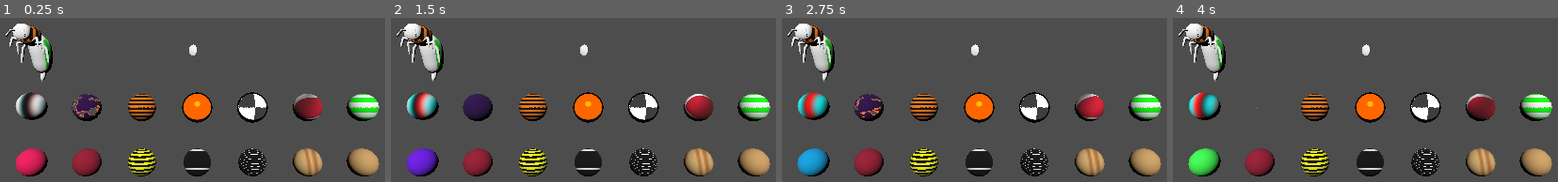
Above: before the commit, frames 1-4 (left to right).
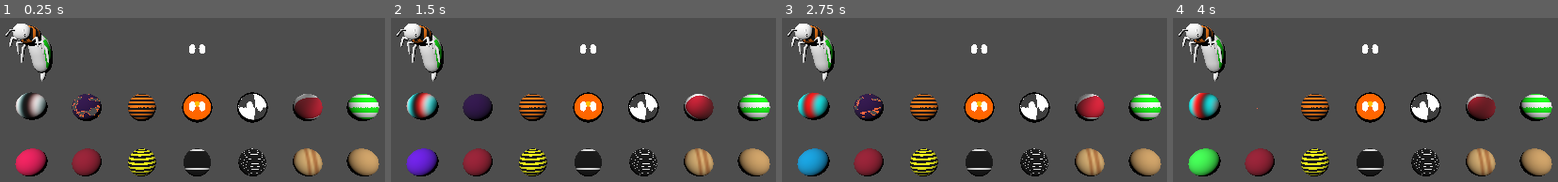
Above: after the commit, the same moments.

Repository: erikringwalters/MaterialSamples
Game: Godot game, scene res://Main.tscn
Two runs of this game, one before a commit and one after it. Both use one fixed random seed, a clock stepped at 60 frames per second and the inputs below.
Inputs:
- Up to frame 1 (0.25 s): no input
- Up to frame 2 (1.5 s): no input
- Up to frame 3 (2.75 s): no input
- Up to frame 4 (4 s): no input

The runs differ from the first frame. In frame 1, 0.4% of the frame differs, in the area x 49-69%, y 16-58%; in frame 2, 0.4%; in frame 3, 0.4%; in frame 4, 0.4%.

Commit message:
two eyes

Diff:
--- a/ellipse.gdshader
+++ b/ellipse.gdshader
@@ -1,25 +1,43 @@
 shader_type spatial;
+render_mode unshaded;
 
 void fragment(){
- // Normalized pixel coordinates (from 0 to 1)
+
     vec2 uv = UV;
 
+	// width, height
+    float a = 0.125;
+    float b = 0.35;
 
-    float a = 0.15;
-    float b = 0.4;
+	// positions
 
-    float x = uv.x - 0.45;
-    float y = uv.y - 0.5;
+	// center
+	float cx = uv.x - 0.5;
+	float cy = uv.y - 0.5;
+
+	float x_offset = 0.06;
+	float y_offset = 0.025;
+
+    float xl = cx + x_offset;
+	float xr = cx - x_offset;
+
+    float y = cy + y_offset;
 
     float angle = 3.141592654;
-    float x2 = x * cos( angle ) + y * sin( angle );
-    float y2 = y * cos( angle ) - x * sin( angle );
+
+    float xl2 = xl * cos( angle ) + y * sin( angle );
+    float yl2 = y * cos( angle ) - xl * sin( angle );
+
+	float xr2 = xr * cos( angle ) + y * sin( angle );
+	float yr2 = y * cos( angle ) - xr * sin( angle );
 
 
-	float distance = pow( x, 2.0 ) / ( a * a ) + pow( y, 2.0 ) / ( b * b );
+	float distancel = pow( xl, 2.0 ) / ( a * a ) + pow( y, 2.0 ) / ( b * b );
+	float distancer = pow( xr, 2.0 ) / ( a * a ) + pow( y, 2.0 ) / ( b * b );
+
 	vec3 color;
 	float alpha;
-    if ( distance <= 0.1 )
+    if ( distancel <= 0.1 || distancer <= 0.1)
     {
         color = vec3( 1.0, 1.0, 1.0 );
 		alpha = 1.0;
--- a/outline.tres
+++ b/outline.tres
@@ -1,6 +1,9 @@
-[gd_resource type="StandardMaterial3D" format=3 uid="uid://dpqynuo0wfnvt"]
+[gd_resource type="StandardMaterial3D" load_steps=2 format=3 uid="uid://dpqynuo0wfnvt"]
+
+[ext_resource type="Material" uid="uid://783j116is2tk" path="res://ellipse1.tres" id="1_bsnlw"]
 
 [resource]
+next_pass = ExtResource("1_bsnlw")
 cull_mode = 1
 shading_mode = 0
 diffuse_mode = 3
